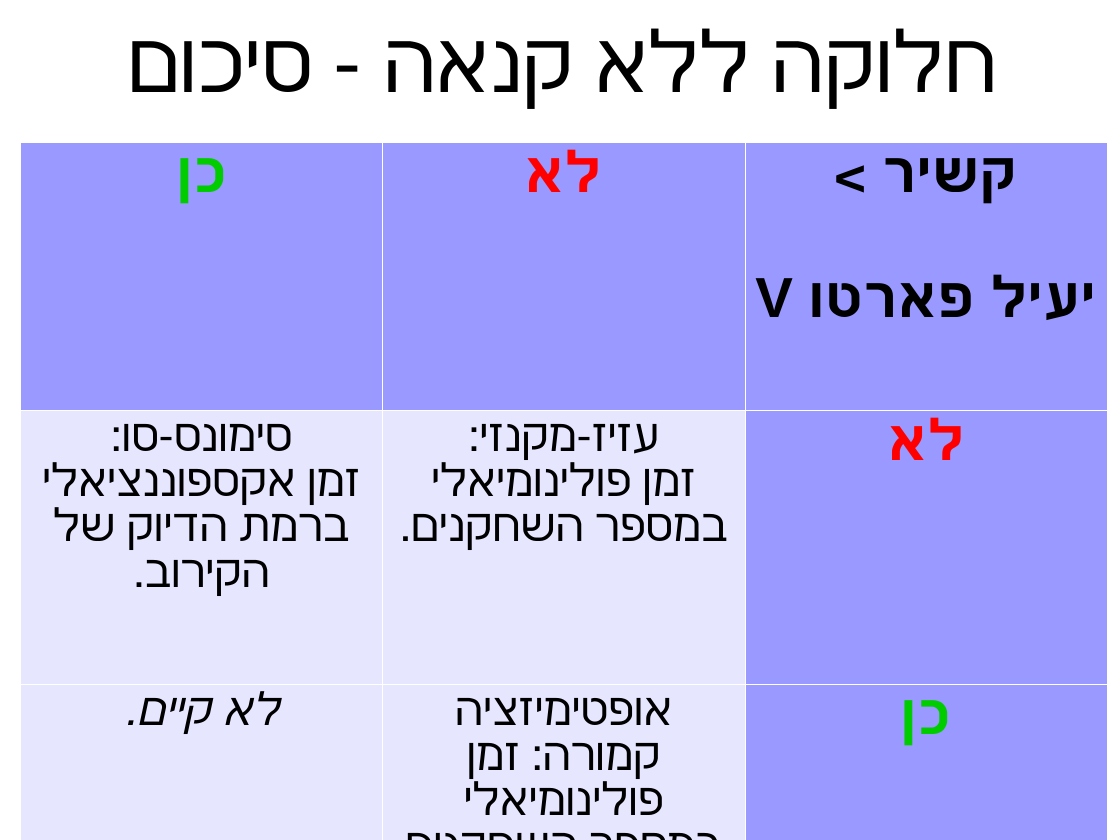
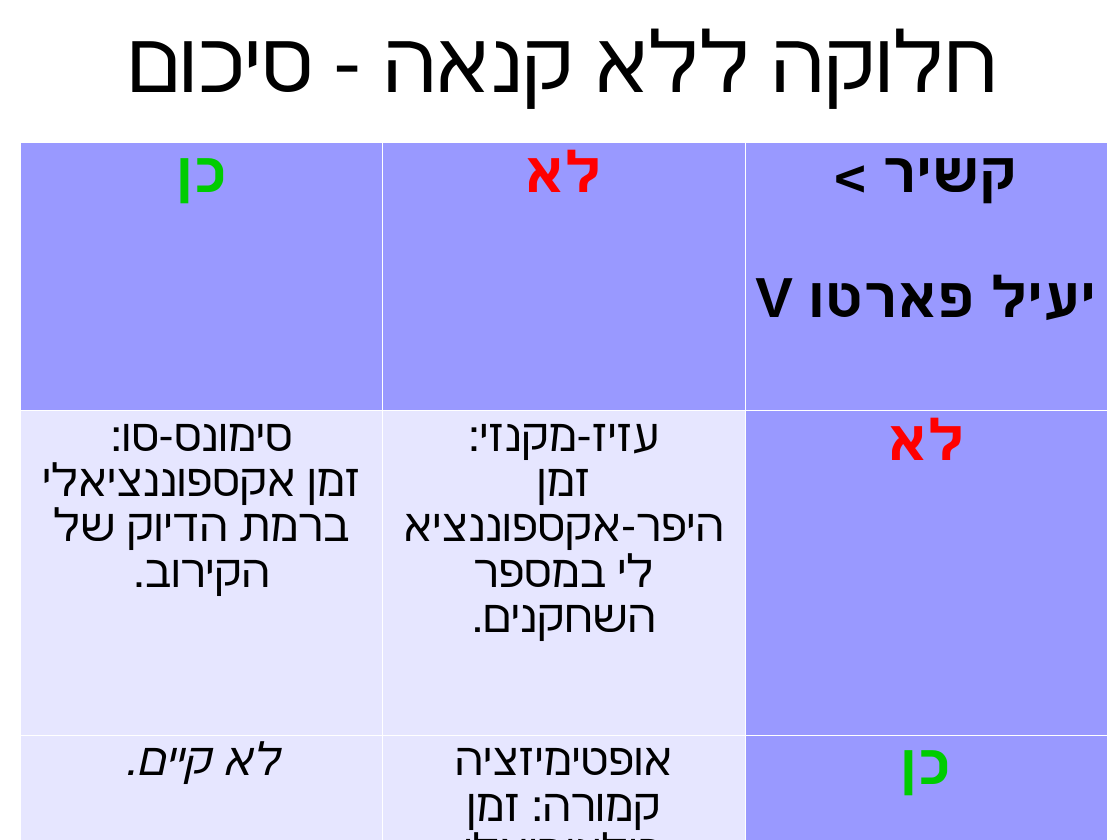
Before and after one commit to erelsgl-at-ariel/algorithms2m-5778, a slide deck: slide 12 of week08-item-assignment/slides-2-efficient.odp. Drawn at 1120x840 pixels with LibreOffice and Linux fonts; fonts in the diff are those of the drawing. Boxes give left, top, right and bottom in pixels: in the first picture for what was removed or moved away, otherwise in the second. Text is boxed around its words. In the diff, an @@ line names an element or a change of style, - is before the commit and + after.

```diff
--- a/week08-item-assignment/slides-2-efficient.odp
+++ b/week08-item-assignment/slides-2-efficient.odp
@@ table at box(20, 142, 1109, 840) @@
-row 2, column 2: עזיז-מקנזי: / זמן פולינומיאלי במספר השחקנים.
+row 2, column 2: עזיז-מקנזי: / זמן היפר-אקספוננציאלי במספר השחקנים.
```
Also in this commit, not shown: 2 other slides changed, 7 other files.
